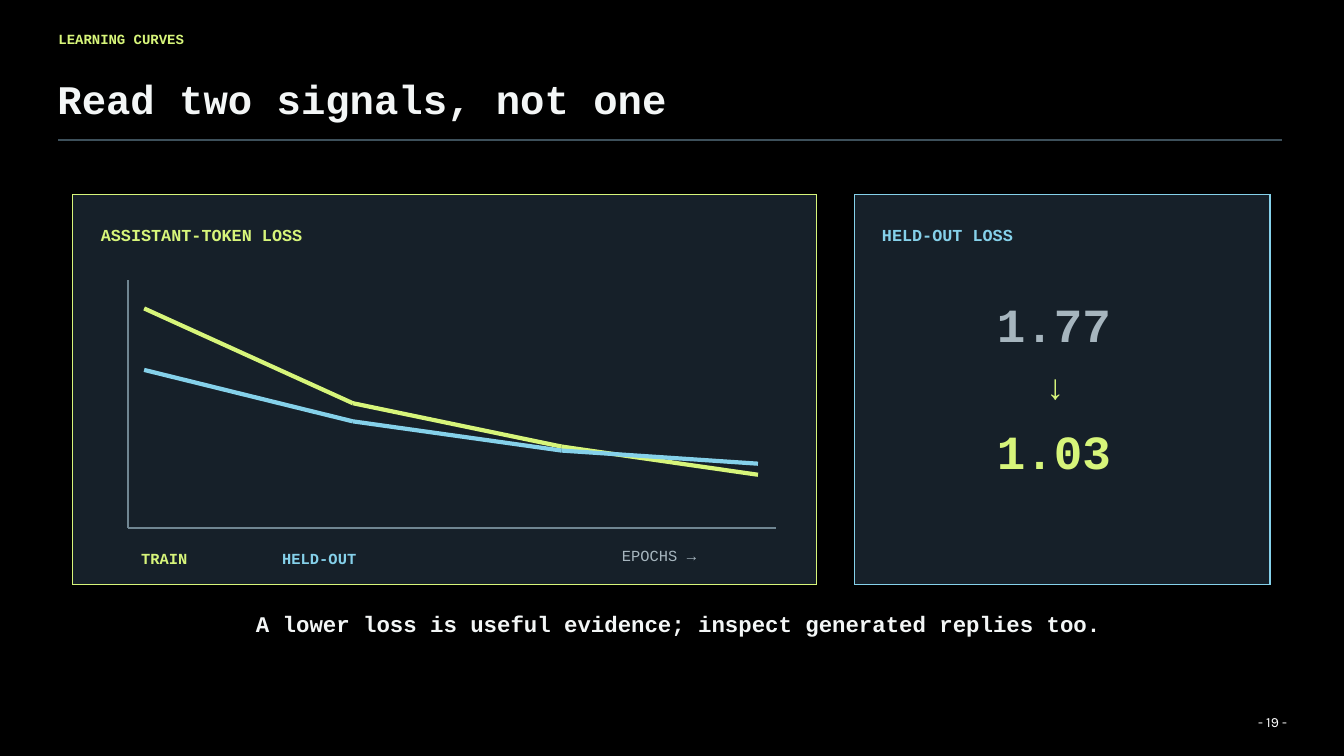
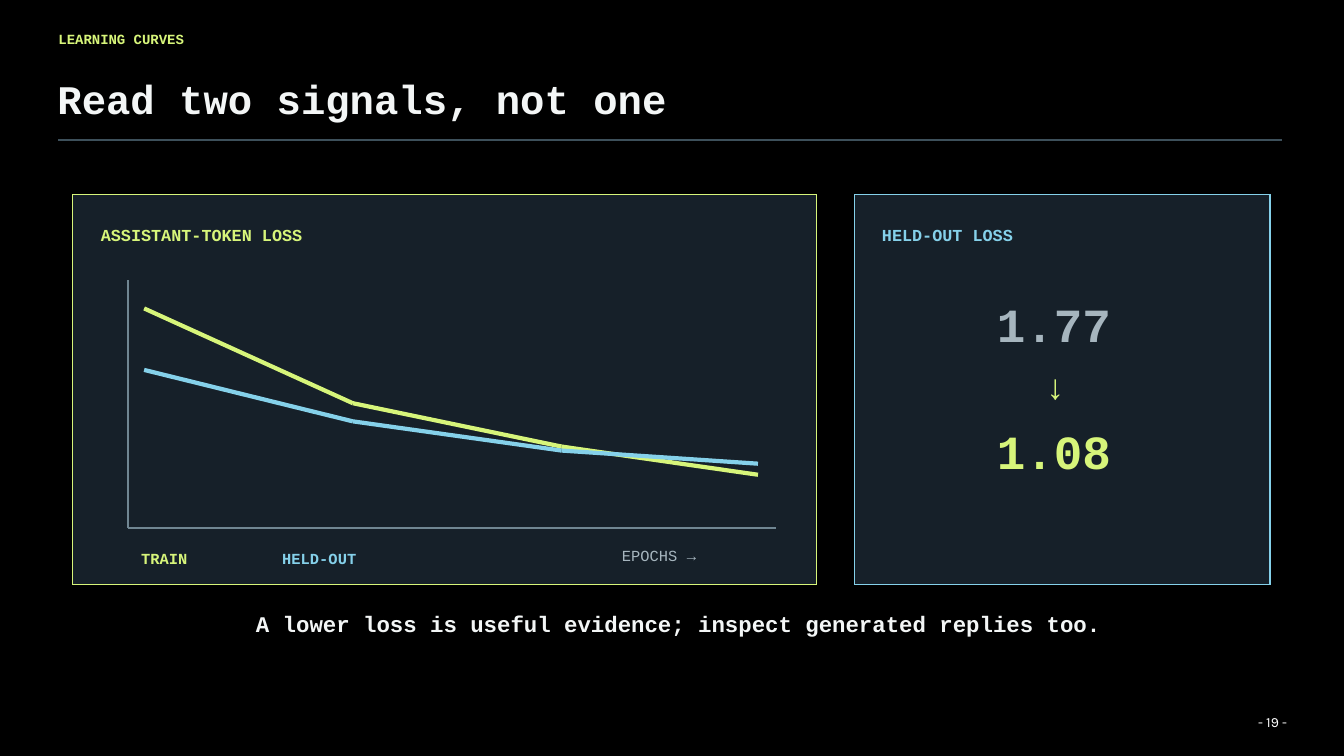
Before and after one commit to Agentic-Systems-Lab/lecture-3-finetuning, a slide deck: slide 20 of 04_finetuning.pptx. Drawn at 1344x756 pixels with LibreOffice and Linux fonts; fonts in the diff are those of the drawing; background and template pictures are left out. Boxes give left, top, right and bottom in pixels: in the first picture for what was removed or moved away, otherwise in the second. Text is boxed around its words. In the diff, an @@ line names an element or a change of style, - is before the commit and + after.

```diff
--- a/04_finetuning.pptx
+++ b/04_finetuning.pptx
@@ text at <box>997,437,1111,470</box>: text changed @@
-1.03
+1.08
```
Also in this commit, not shown: 3 other slides changed, 10 other files.
